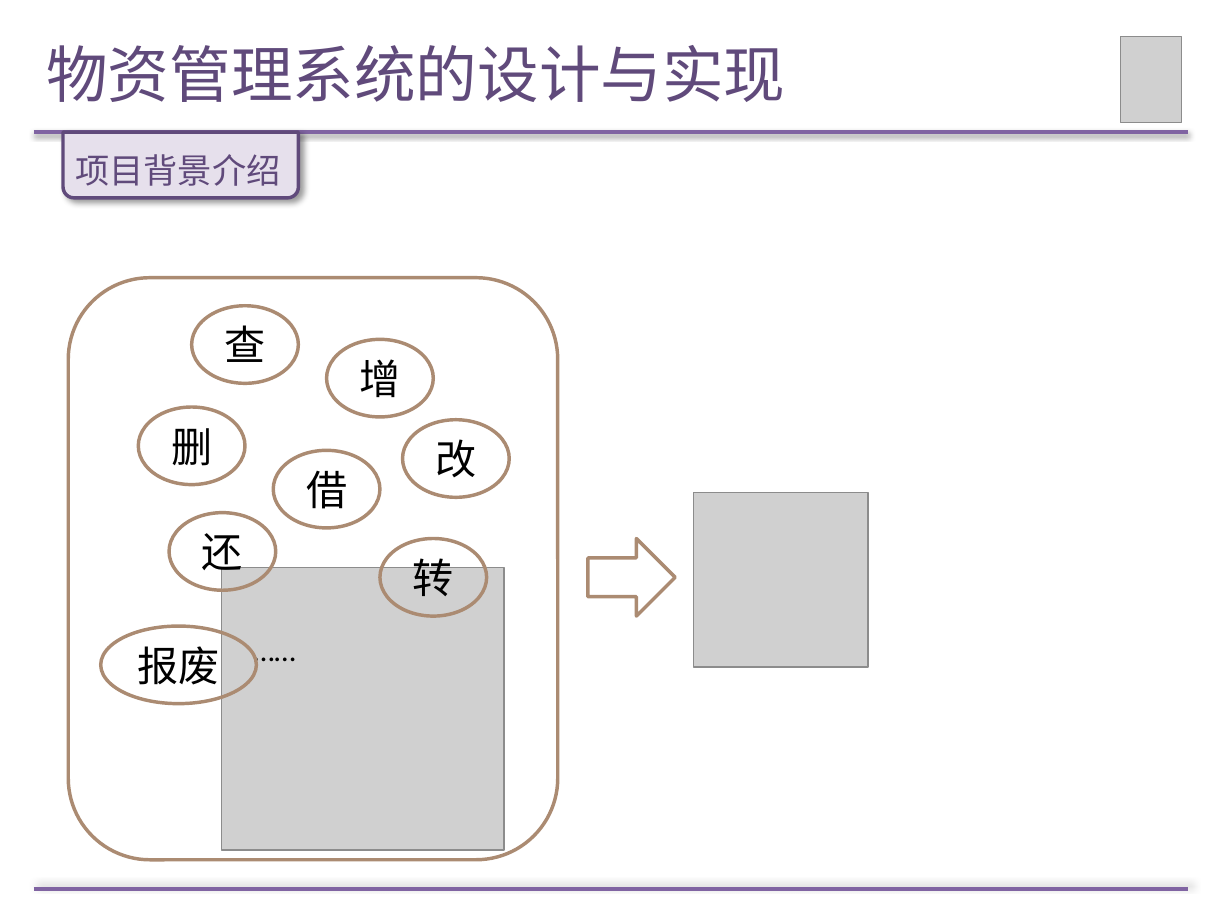
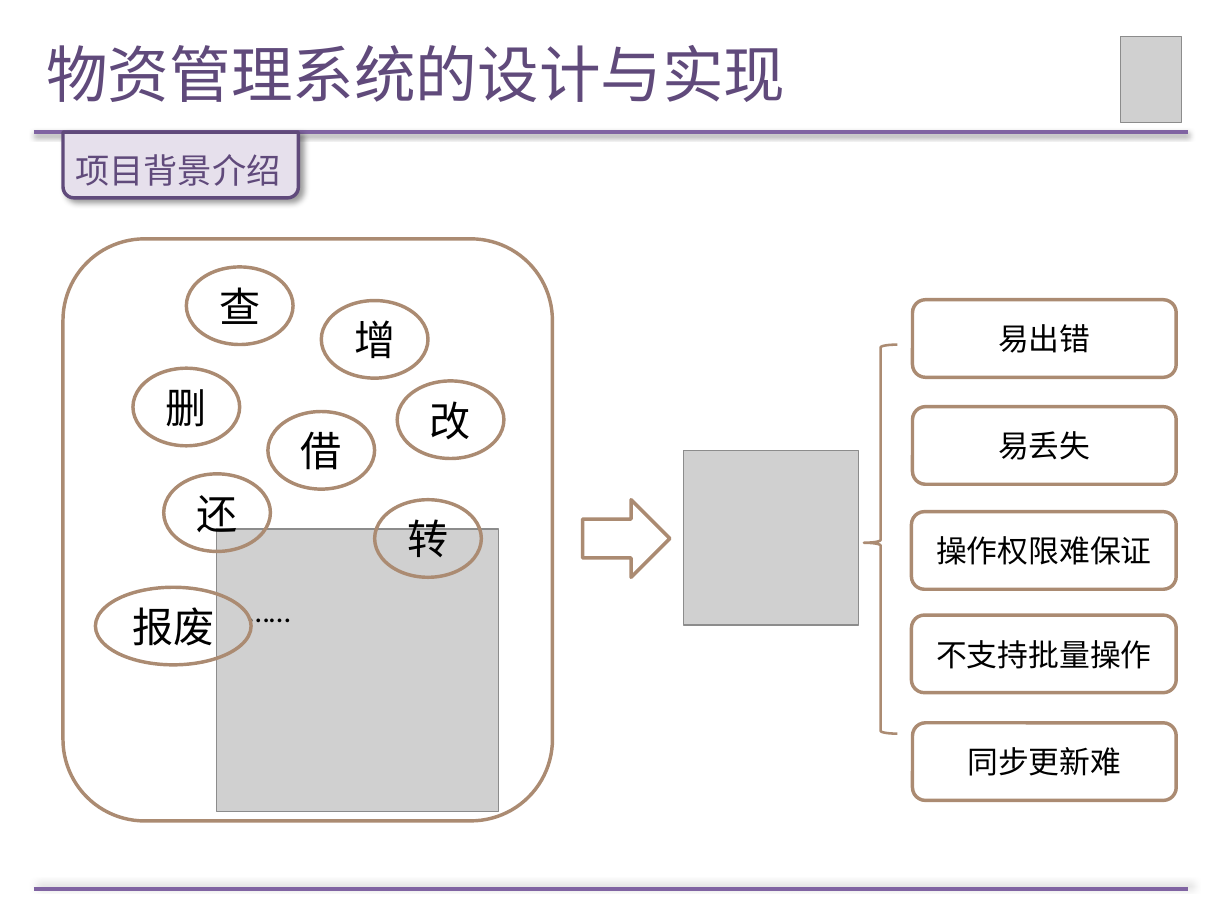
Before and after one commit to Wendy-Wu/LM-paper, a slide deck: slide 3 of 论文答辩PPT.pptx. Drawn at 1232x924 pixels with LibreOffice and Linux fonts; fonts in the diff are those of the drawing; grey boxes stand for pictures. Boxes give left, top, right and bottom in pixels: in the first picture for what was removed or moved away, otherwise in the second. Text is boxed around its words. In the diff, an @@ line names an element or a change of style, - is before the commit and + after.

```diff
--- a/论文答辩PPT.pptx
+++ b/论文答辩PPT.pptx
@@ rounded rectangle added at <box>913,299,1177,377</box>, outline #AB8B72 2 pt, 18 pt, text #000000 @@
+易出错
@@ left brace added at <box>864,345,897,734</box>, outline #AB8B72 1.5 pt @@
@@ rounded rectangle added at <box>913,407,1177,484</box>, outline #AB8B72 2 pt, 18 pt, text #000000 @@
+易丢失
@@ picture: place and size @@
-picture at <box>694,493,869,668</box>
+picture at <box>684,451,859,626</box>
@@ rounded rectangle added at <box>912,511,1177,589</box>, outline #AB8B72 2 pt, 18 pt, text #000000 @@
+操作权限难保证
@@ 8 ellipses, 1 picture, 1 rounded rectangle, 1 right arrow, 1 text: place and size @@
-8 ellipses, 1 picture, 1 rounded rectangle, 1 right arrow, 1 text at <box>68,277,675,859</box>
+8 ellipses, 1 picture, 1 rounded rectangle, 1 right arrow, 1 text at <box>63,239,670,821</box>
@@ rounded rectangle added at <box>912,615,1177,692</box>, outline #AB8B72 2 pt, 18 pt, text #000000 @@
+不支持批量操作
@@ rounded rectangle added at <box>913,723,1177,801</box>, outline #AB8B72 2 pt, 18 pt, text #000000 @@
+同步更新难
```
Also in this commit, not shown: 5 other slides changed.
